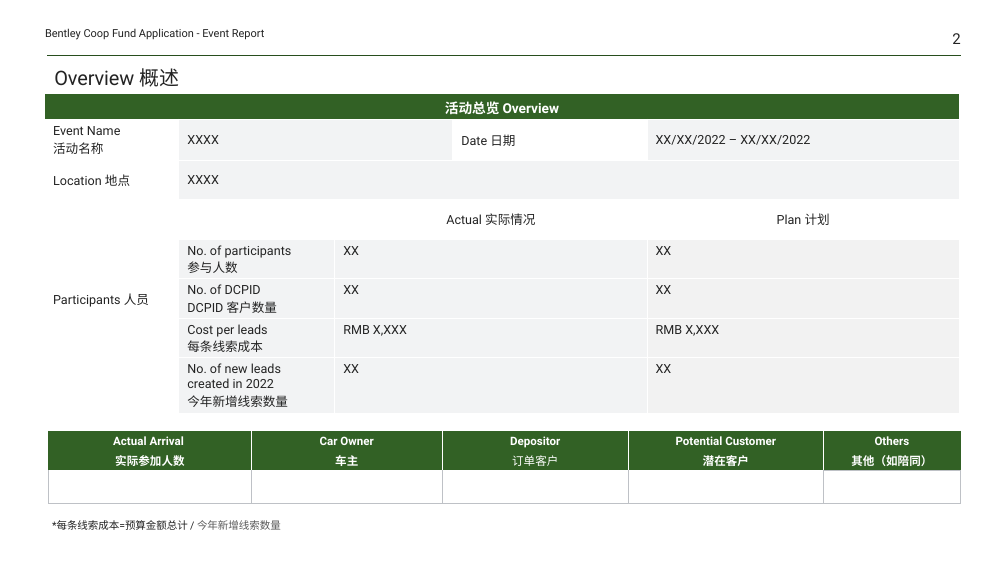
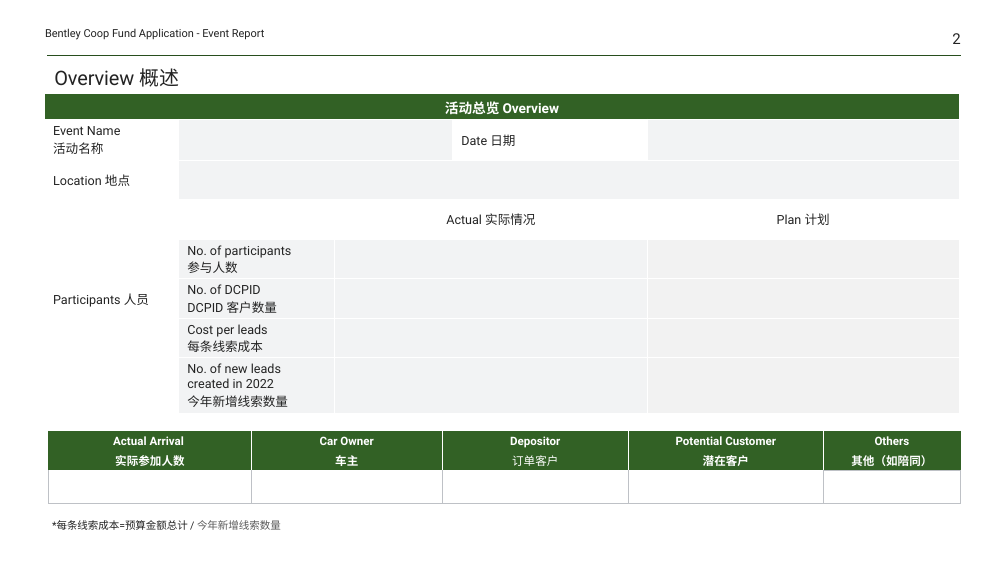
Before and after one commit to Yrtech-Tony/com.yrtech.Bentley.API.Upgrade, a slide deck: slide 2 of com.yrtech.bentleyAPI/com.yrtech.InventoryAPI/template/ReportOffLine.pptx. Drawn at 1008x567 pixels with LibreOffice and Linux fonts; fonts in the diff are those of the drawing. Boxes give left, top, right and bottom in pixels: in the first picture for what was removed or moved away, otherwise in the second. Text is boxed around its words. In the diff, an @@ line names an element or a change of style, - is before the commit and + after.

```diff
--- a/com.yrtech.bentleyAPI/com.yrtech.InventoryAPI/template/ReportOffLine.pptx
+++ b/com.yrtech.bentleyAPI/com.yrtech.InventoryAPI/template/ReportOffLine.pptx
@@ table at [45,94,960,414] @@
-row 2, column 2: XXXX
+row 2, column 2: 
-row 2, column 5: XX/XX/2022 – XX/XX/2022
+row 2, column 5: 
-row 3, column 2: XXXX
+row 3, column 2: 
-row 5, column 3: XX
+row 5, column 3: 
-row 5, column 5: XX
+row 5, column 5: 
-row 6, column 3: XX
+row 6, column 3: 
-row 6, column 5: XX
+row 6, column 5: 
-row 7, column 3: RMB X,XXX
+row 7, column 3: 
-row 7, column 5: RMB X,XXX
+row 7, column 5: 
-row 8, column 3: XX
+row 8, column 3: 
-row 8, column 5: XX
+row 8, column 5: 
```
Also in this commit, not shown: 2 other files.
